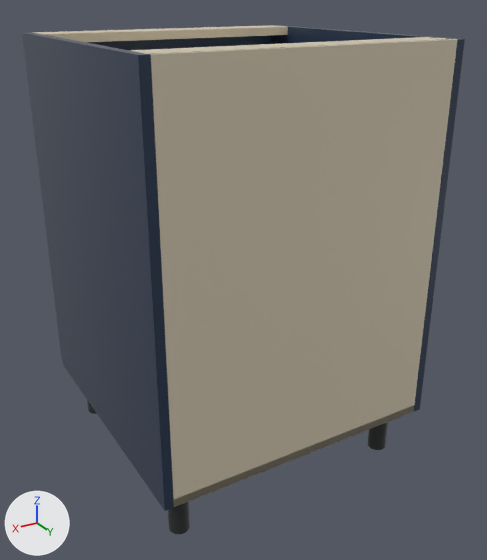
Before and after pictures for a commit that changed the glTF model storefront/public/cabinet-inventory/models/oppein-ply-bss-b24.glb.
Before and after are seen from a 50 mm lens placed at (0.97, 0.869, 0.955), pointed at (0.288, -0.267, 0.386). Lighting does not change. The marker at lower left points along +X, +Y and +Z. The picture after the commit comes second. Where no turn or scale is listed for an object, it has been applied to the vertices.

The first picture shows 'Adjustable foot.002', 'Cabinet back', 'Cabinet bottom', 'Cabinet side', 'Cabinet side.001', 'Drawer front', 'Top support rail', 'Top support rail.001' and 3 more.
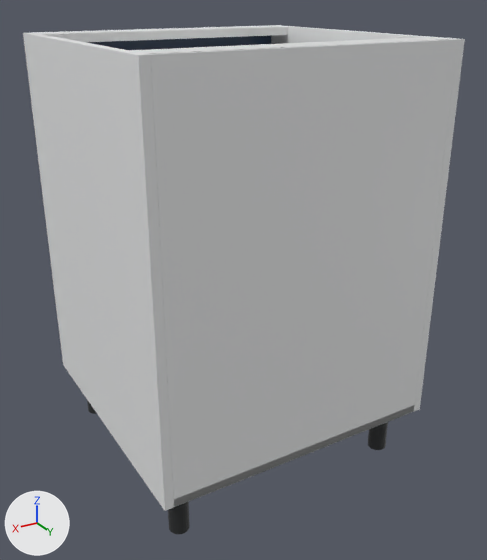
Pixel boxes [x1, y1, x2, y2] of what changed, in the pictures (487 x 560 px):
```json
{"object": "Cabinet back", "change": "recoloured", "before": [150, 39, 457, 506], "after": [150, 39, 457, 506], "on screen": "beige to white"}
{"object": "Cabinet side.001", "change": "recoloured", "before": [23, 32, 174, 511], "after": [23, 32, 174, 511], "on screen": "dark blue to white"}
{"object": "Cabinet side", "change": "recoloured", "before": [271, 25, 465, 411], "after": [271, 25, 465, 411]}
{"object": "Top support rail.001", "change": "recoloured", "before": [32, 25, 288, 42], "after": [32, 25, 288, 42], "on screen": "beige to white"}
{"object": "Cabinet bottom", "change": "recoloured", "before": [174, 406, 414, 507], "after": [174, 406, 414, 507]}
{"object": "Top support rail", "change": "recoloured", "before": [130, 37, 449, 54], "after": [130, 37, 449, 54], "on screen": "beige to white"}
```

Edits to the scene script, one JSON object a line:
```json
{"op": "add", "block": "mat_white_cabinet_carcass", "code": ["mat_white_cabinet_carcass = principled_material('White cabinet carcass')", "mat_white_cabinet_carcass.base_color = (0.82, 0.83, 0.835)  # white #eaebec", "mat_white_cabinet_carcass.roughness = 0.48"]}
{"block": "me_cube_002", "where": "me_cube_002.from_pydata(...)  # 56 vertices, 108 faces; spans x -0.287..0.287, y -0.006..0.006, z -0.381..0.381"}
{"op": "remove", "block": "me_cube_002", "code": "me_cube_002.materials.append(mat_cabinet_interior___visual_interpretation)  # beige #daceb6"}
{"op": "add", "block": "me_cube_002", "code": "me_cube_002.materials.append(mat_white_cabinet_carcass)  # white #eaebec"}
{"block": "me_cube_003", "where": "me_cube_003.from_pydata(...)  # 56 vertices, 108 faces; spans x -0.287..0.287, y -0.293..0.293, z -0.009..0.009"}
{"op": "remove", "block": "me_cube_003", "code": "me_cube_003.materials.append(mat_cabinet_interior___visual_interpretation)  # beige #daceb6"}
{"op": "add", "block": "me_cube_003", "code": "me_cube_003.materials.append(mat_white_cabinet_carcass)  # white #eaebec"}
{"block": "me_cube", "where": "me_cube.from_pydata(...)  # 56 vertices, 108 faces; spans x -0.009..0.009, y -0.293..0.293, z -0.381..0.381"}
{"op": "remove", "block": "me_cube", "code": "me_cube.materials.append(mat_supplier_finish___blue_single_shaker)  # dark blue #24364f"}
{"op": "add", "block": "me_cube", "code": "me_cube.materials.append(mat_white_cabinet_carcass)  # white #eaebec"}
{"block": "me_cube_001", "where": "me_cube_001.from_pydata(...)  # 56 vertices, 108 faces; spans x -0.009..0.009, y -0.293..0.293, z -0.381..0.381"}
{"op": "remove", "block": "me_cube_001", "code": "me_cube_001.materials.append(mat_supplier_finish___blue_single_shaker)  # dark blue #24364f"}
{"op": "add", "block": "me_cube_001", "code": "me_cube_001.materials.append(mat_white_cabinet_carcass)  # white #eaebec"}
{"block": "me_cube_004", "where": "me_cube_004.from_pydata(...)  # 56 vertices, 108 faces; spans x -0.287..0.287, y -0.035..0.035, z -0.009..0.009"}
{"op": "remove", "block": "me_cube_004", "code": "me_cube_004.materials.append(mat_cabinet_interior___visual_interpretation)  # beige #daceb6"}
{"op": "add", "block": "me_cube_004", "code": "me_cube_004.materials.append(mat_white_cabinet_carcass)  # white #eaebec"}
{"block": "me_cube_005", "where": "me_cube_005.from_pydata(...)  # 56 vertices, 108 faces; spans x -0.287..0.287, y -0.035..0.035, z -0.009..0.009"}
{"op": "remove", "block": "me_cube_005", "code": "me_cube_005.materials.append(mat_cabinet_interior___visual_interpretation)  # beige #daceb6"}
{"op": "add", "block": "me_cube_005", "code": "me_cube_005.materials.append(mat_white_cabinet_carcass)  # white #eaebec"}
```
